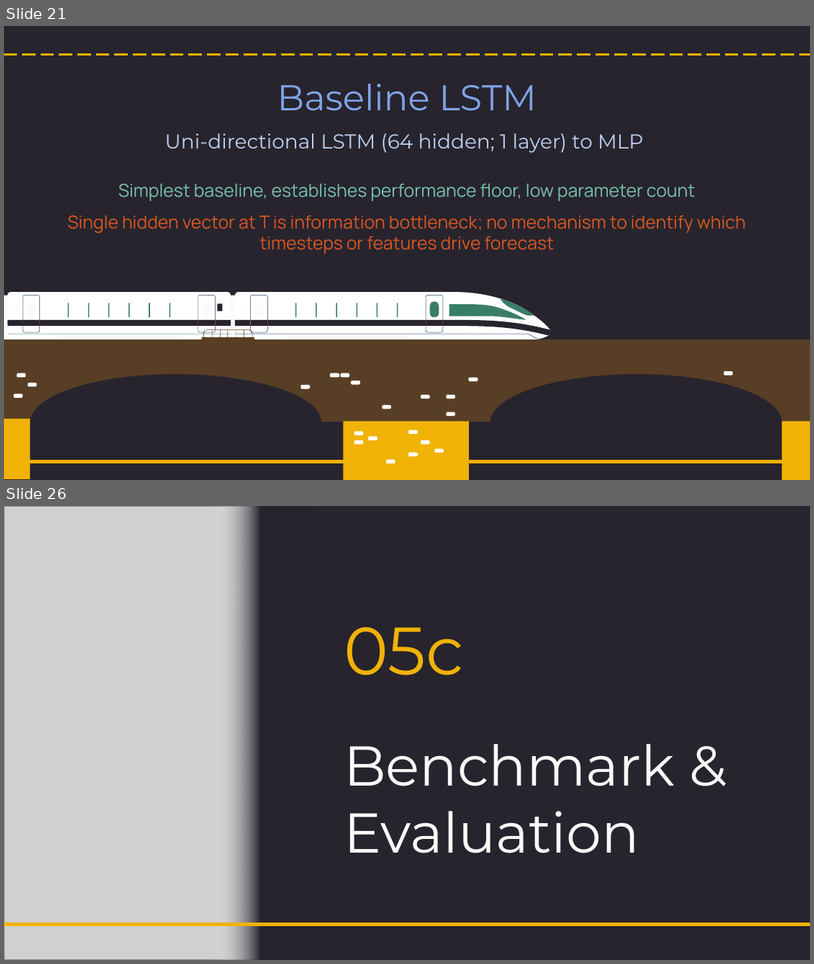
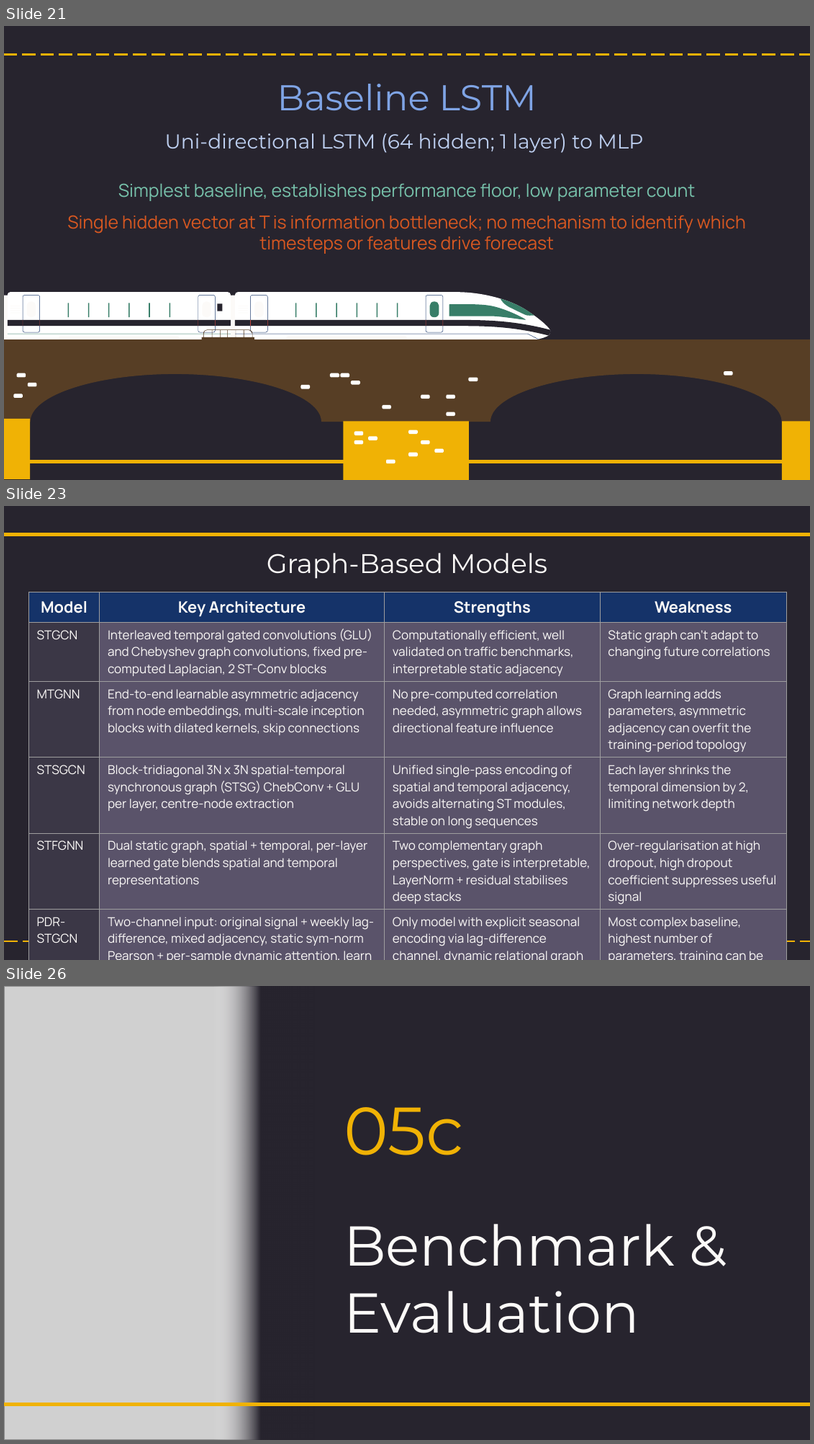
Before and after one commit to NightfuryEquinn/Ridership, a slide deck: docs/24202141_yipzixian_p1_presentation_revised.pptx. Shown one above the other, each under a label of ours: slides 21 and 26 before the commit, slides 21, 23 and 26 after it; the slides between them are not shown. The pictures are 814x964 and 814x1444 pixels, drawn with LibreOffice and Linux fonts; fonts in the diff are those of the drawing; grey boxes stand for pictures. Boxes give left, top, right and bottom in pixels: in the first picture for what was removed or moved away, otherwise in the second. Text is boxed around its words. In the diff, an @@ line names an element or a change of style, - is before the commit and + after.

Commit message:
feat: :recycle: Refactor feature align, sequence build, run pipeline, updated relevant markdown file

```diff
--- a/docs/24202141_yipzixian_p1_presentation_revised.pptx
+++ b/docs/24202141_yipzixian_p1_presentation_revised.pptx
@@ slide 23 added at [4,506,810,960], background #27242E @@
@@ line added from (4, 534) to (810, 534), #F0B205 3 pt @@
@@ text added at [267,553,548,579], 24 pt, text #FCFAF8 @@
+Graph-Based Models
@@ table added at [29,592,786,949], 6 rows, 4 columns @@
+Model | Key Architecture | Strengths | Weakness
+STGCN | Interleaved temporal gated convolutions (GLU) and Chebyshev graph convolutions, fixed pre-computed Laplacian, 2 ST-Conv blocks | Computationally efficient, well validated on traffic benchmarks, interpretable static adjacency | Static graph can’t adapt to changing future correlations
+MTGNN | End-to-end learnable asymmetric adjacency from node embeddings, multi-scale inception blocks with dilated kernels, skip connections | No pre-computed correlation needed, asymmetric graph allows directional feature influence | Graph learning adds parameters, asymmetric adjacency can overfit the training-period topology
+STSGCN | Block-tridiagonal 3N x 3N spatial-temporal synchronous graph (STSG) ChebConv + GLU per layer, centre-node extraction | Unified single-pass encoding of spatial and temporal adjacency, avoids alternating ST modules, stable on long sequences | Each layer shrinks the temporal dimension by 2, limiting network depth
+STFGNN | Dual static graph, spatial + temporal, per-layer learned gate blends spatial and temporal representations | Two complementary graph perspectives, gate is interpretable, LayerNorm + residual stabilises deep stacks | Over-regularisation at high dropout, high dropout coefficient suppresses useful signal
+PDR-STGCN | Two-channel input: original signal + weekly lag-difference, mixed adjacency, static sym-norm Pearson + per-sample dynamic attention, learn scalar balances static vs dynamic | Only model with explicit seasonal encoding via lag-difference channel, dynamic relational graph adapts per input sample | Most complex baseline, highest number of parameters, training can be unstable
@@ line added from (4, 942) to (810, 942), #F0B205 1.5 pt dashed @@
```
Also in this commit, not shown: 3 slides changed, 1 other slide added, 2 slides removed, 41 other files.
